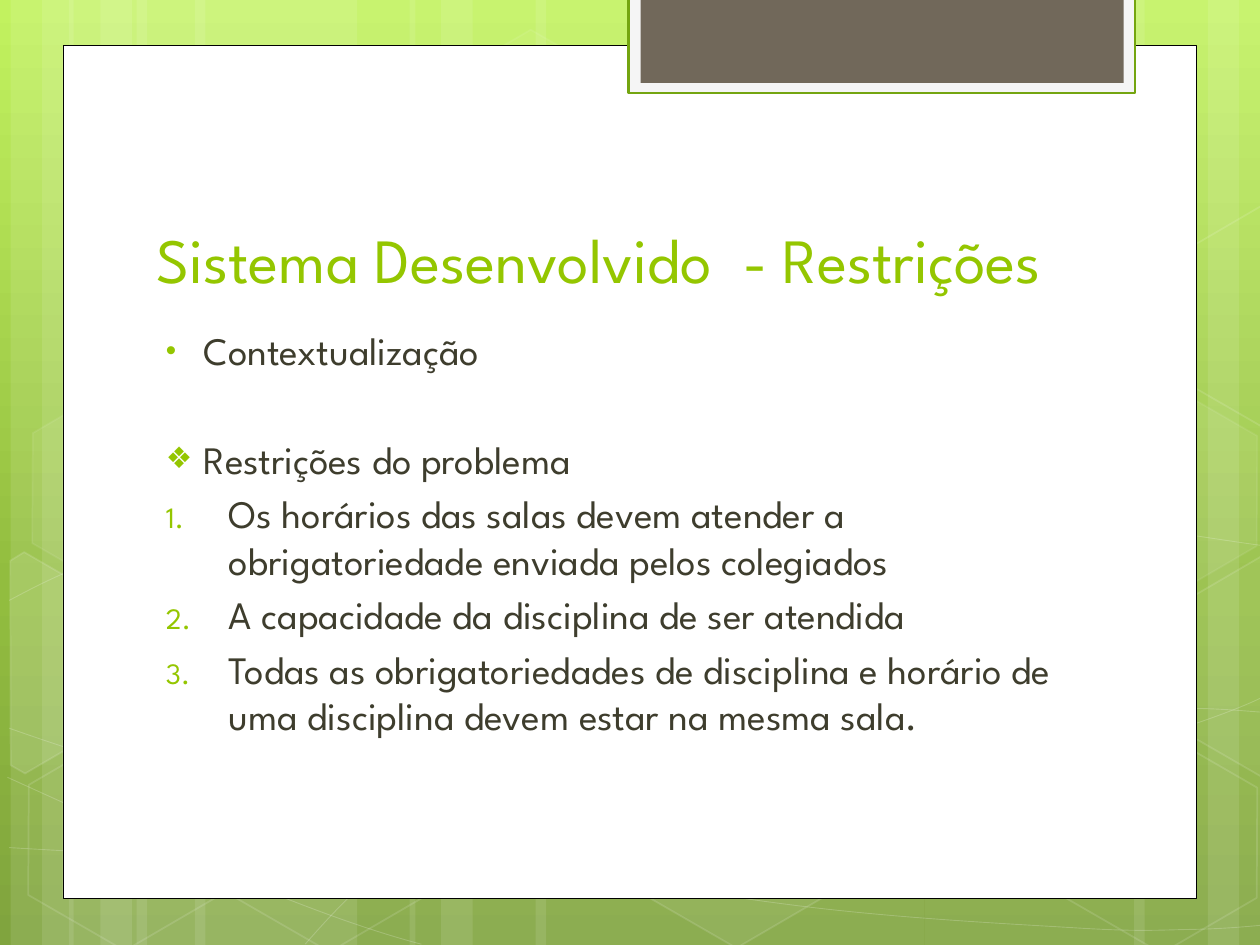
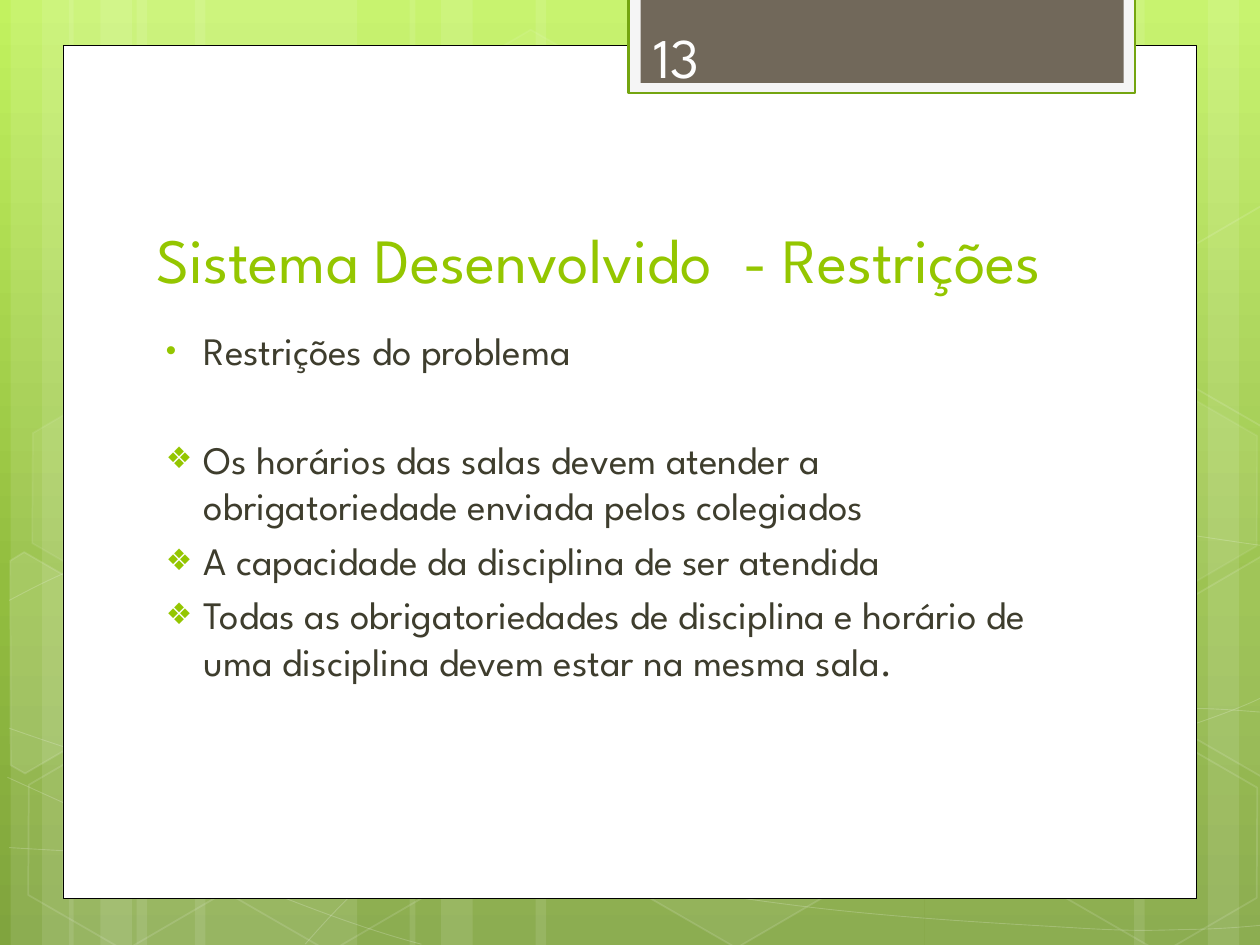
Before and after one commit to alexandregme/tcc2, a slide deck: slide 13 of Apresentação.pptx (slide 12 before the commit). Drawn at 1260x945 pixels with LibreOffice and Linux fonts; fonts in the diff are those of the drawing. Boxes give left, top, right and bottom in pixels: in the first picture for what was removed or moved away, otherwise in the second. Text is boxed around its words. In the diff, an @@ line names an element or a change of style, - is before the commit and + after.

```diff
--- a/Apresentação.pptx
+++ b/Apresentação.pptx
@@ page number added at (653,40,699,95), 32 pt, text #FEFEFE @@
+13
@@ text "Restrições do problema" at (204,338,1026,684): bullet ❖ to •; bullet 1. to ❖ @@
@@ text at (204,338,479,373): paragraph removed @@
-• Contextualização
```
Also in this commit, not shown: 40 other slides changed, 4 slides removed, 2 other files.
